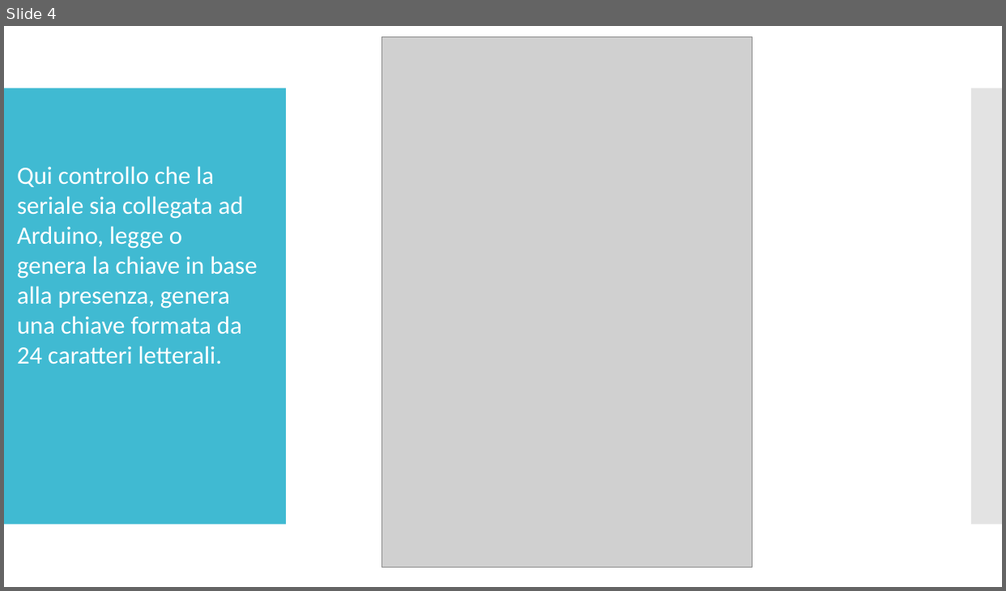
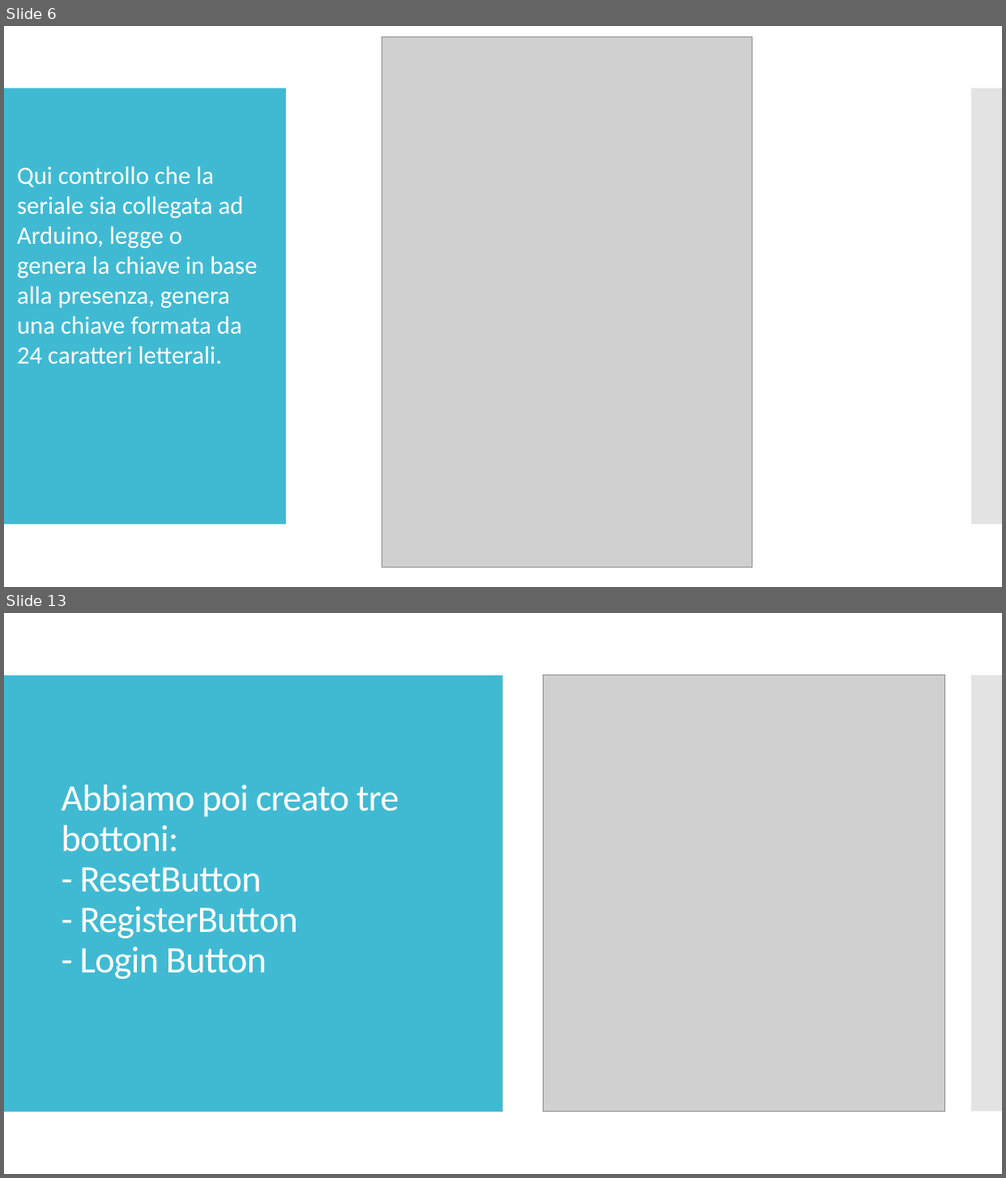
Before and after one commit to GerosaSimone/progetto, a slide deck: sito/powerpoint.pptx. Shown one above the other, each under a label of ours: slide 4 before the commit, slides 6 and 13 after it; the slides between them are not shown. The pictures are 1006x591 and 1006x1178 pixels, drawn with LibreOffice and Linux fonts; fonts in the diff are those of the drawing; grey boxes stand for pictures. Boxes give left, top, right and bottom in pixels: in the first picture for what was removed or moved away, otherwise in the second. Text is boxed around its words. In the diff, an @@ line names an element or a change of style, - is before the commit and + after.

```diff
--- a/sito/powerpoint.pptx
+++ b/sito/powerpoint.pptx
@@ slide 13 added at (4,613,1002,1174), background #FFFFFF @@
@@ rectangle added at (4,613,1002,1174), fill #FFFFFF @@
@@ rectangle added at (4,675,286,1112), fill #40BAD2 @@
@@ rectangle added at (4,675,752,1112), fill #40BAD2 @@
@@ rectangle added at (4,675,503,1112), fill #40BAD2 @@
@@ picture added at (543,675,945,1112) @@
@@ rectangle added at (763,675,1002,1112), fill #C8C8C8 at 50% opacity @@
@@ rectangle added at (971,675,1002,1112), fill #C8C8C8 at 50% opacity @@
@@ rectangle added at (971,675,1002,1112), fill #C8C8C8 at 50% opacity @@
@@ title added at (62,785,398,979), 36 pt, text #FFFFFF @@
+Abbiamo poi creato tre bottoni:
+- ResetButton
+- RegisterButton
+- Login Button
@@ what was slide 4 is now slide 6 @@
```
Also in this commit, not shown: 9 other slides added.
